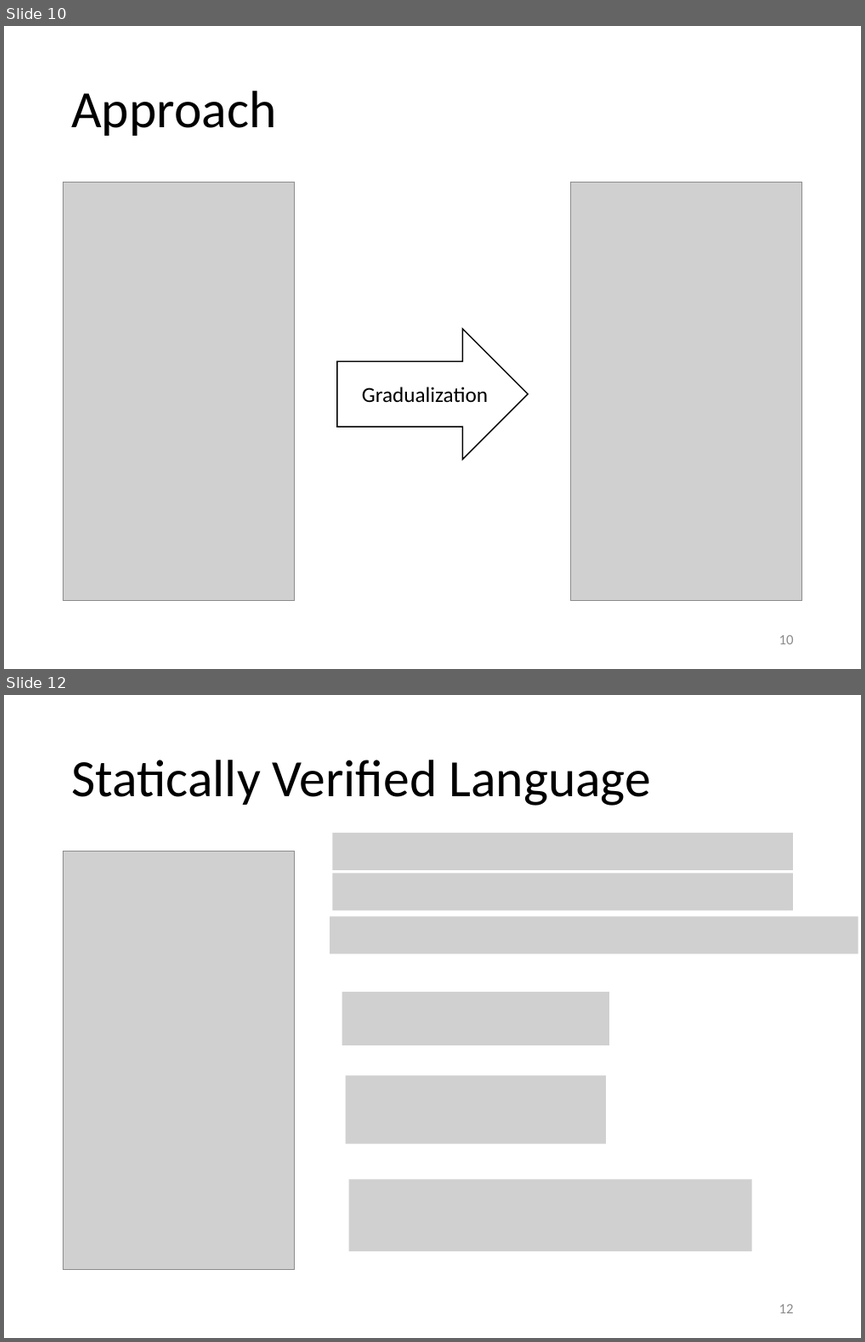
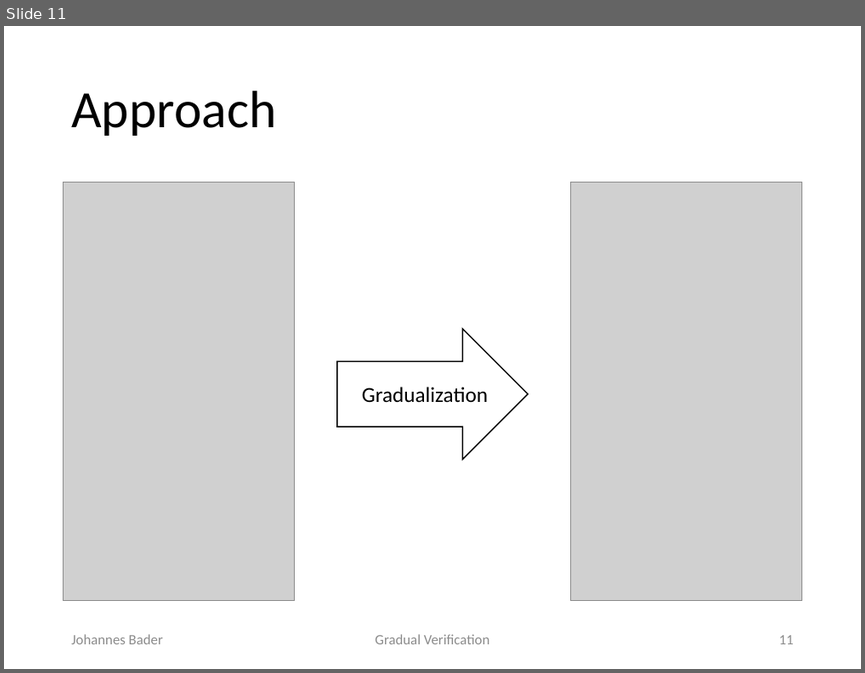
Before and after one commit to olydis/GradVerThesis, a slide deck: presentation/PLunch.pptx. Shown one above the other, each under a label of ours: slides 10 and 12 before the commit, slide 11 after it; the slides between them are not shown. The pictures are 865x1342 and 865x673 pixels, drawn with LibreOffice and Linux fonts; fonts in the diff are those of the drawing; grey boxes stand for pictures. Boxes give left, top, right and bottom in pixels: in the first picture for what was removed or moved away, otherwise in the second. Text is boxed around its words. In the diff, an @@ line names an element or a change of style, - is before the commit and + after.

```diff
--- a/presentation/PLunch.pptx
+++ b/presentation/PLunch.pptx
@@ slide 12 removed at [4,695,861,1338], background #FFFFFF @@
@@ title removed at [71,760,651,805] @@
-Statically Verified Language
@@ picture removed at [332,833,792,871] @@
@@ picture removed at [64,851,295,1270] @@
@@ picture removed at [332,873,792,911] @@
@@ picture removed at [330,916,858,953] @@
@@ picture removed at [341,992,609,1045] @@
@@ picture removed at [345,1076,606,1144] @@
@@ picture removed at [348,1179,751,1251] @@
@@ page number removed at [779,1304,794,1313] @@
-12
@@ what was slide 10 is now slide 11 @@
@@ slide 11 changed as well @@
@@ text added at [71,634,163,644], 12 pt, text #8C8C8C @@
+Johannes Bader
@@ text added at [375,634,489,644], 12 pt, text #8C8C8C @@
+Gradual Verification
@@ page number at [779,635,794,644]: text changed @@
-10
+11
```
Also in this commit, not shown: 16 other slides changed, 30 slides added, 7 other slides removed, 2 other files.
